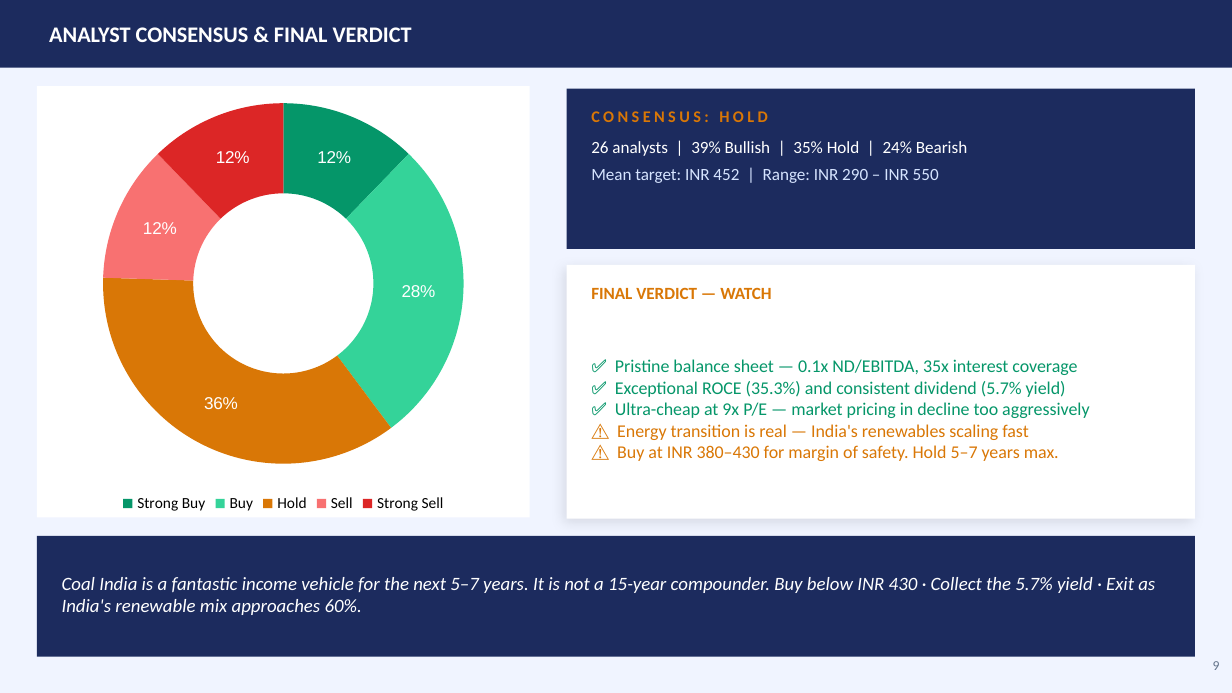
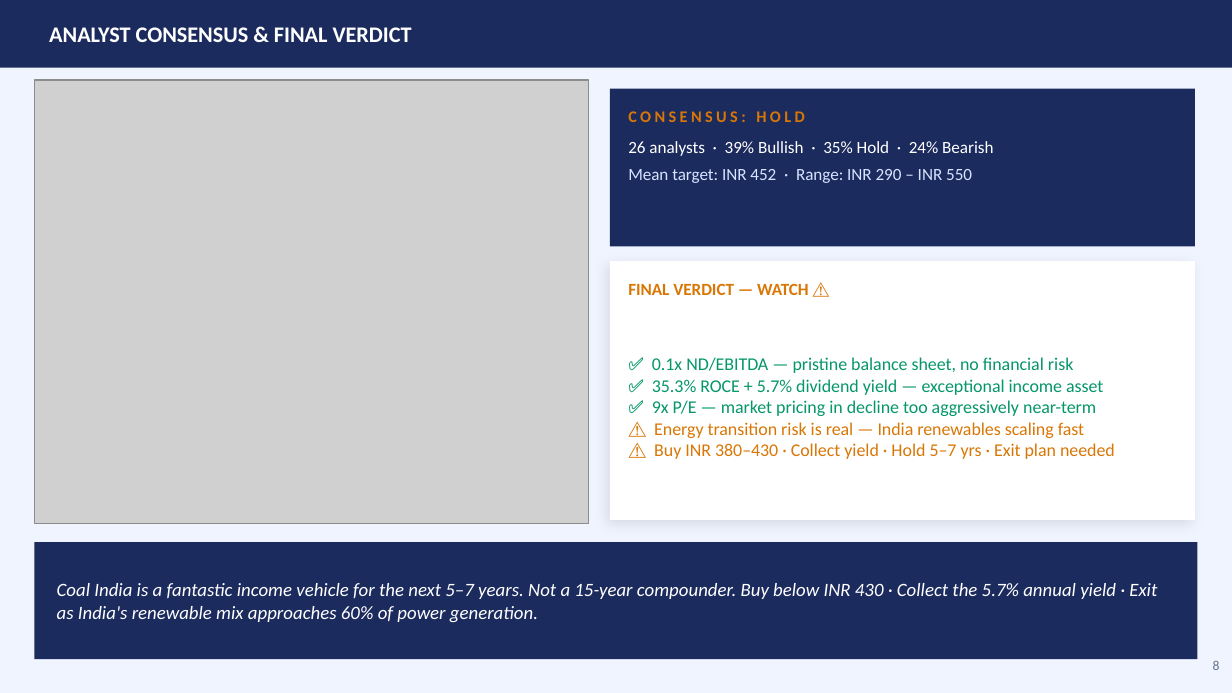
Before and after one commit to shauryakhanna22/daily-stock-pick-India, a slide deck: slide 8 of deep-dives/CoalIndia-DeepDive-2026-05-12.pptx (slide 9 before the commit). Drawn at 1232x693 pixels with LibreOffice and Linux fonts; fonts in the diff are those of the drawing; grey boxes stand for pictures. Boxes give left, top, right and bottom in pixels: in the first picture for what was removed or moved away, otherwise in the second. Text is boxed around its words. In the diff, an @@ line names an element or a change of style, - is before the commit and + after.

Commit message:
Update deck with visible charts

```diff
--- a/deep-dives/CoalIndia-DeepDive-2026-05-12.pptx
+++ b/deep-dives/CoalIndia-DeepDive-2026-05-12.pptx
@@ picture added at <box>34,80,589,524</box> @@
@@ doughnut chart removed at <box>37,86,530,517</box> @@
-categories: Strong Buy, Buy, Hold, Sell, Strong Sell
-Series 1: 12, 28, 36, 12, 12
@@ rectangle: place and size @@
-rectangle at <box>567,89,1195,249</box>
+rectangle at <box>610,89,1195,246</box>
@@ text "CONSENSUS: HOLD": place and size @@
-text "CONSENSUS: HOLD" at <box>591,111,768,122</box>
+text "CONSENSUS: HOLD" at <box>628,111,805,122</box>
@@ text at <box>628,141,993,156</box>: text changed @@
-26 analysts | 39% Bullish | 35% Hold | 24% Bearish
+26 analysts · 39% Bullish · 35% Hold · 24% Bearish
@@ text at <box>628,169,972,183</box>: text changed @@
-Mean target: INR 452 | Range: INR 290 – INR 550
+Mean target: INR 452 · Range: INR 290 – INR 550
@@ rectangle: place and size @@
-rectangle at <box>567,265,1195,519</box>
+rectangle at <box>610,261,1195,520</box>
@@ text at <box>628,283,809,295</box>: text changed @@
-FINAL VERDICT — WATCH
+FINAL VERDICT — WATCH ⚠️
@@ text at <box>652,357,1115,459</box>: text changed @@
-✅ Pristine balance sheet — 0.1x ND/EBITDA, 35x interest coverage
-✅ Exceptional ROCE (35.3%) and consistent dividend (5.7% yield)
-✅ Ultra-cheap at 9x P/E — market pricing in decline too aggressively
-⚠️ Energy transition is real — India's renewables scaling fast
-⚠️ Buy at INR 380–430 for margin of safety. Hold 5–7 years max.
+✅ 0.1x ND/EBITDA — pristine balance sheet, no financial risk
+✅ 35.3% ROCE + 5.7% dividend yield — exceptional income asset
+✅ 9x P/E — market pricing in decline too aggressively near-term
+⚠️ Energy transition risk is real — India renewables scaling fast
+⚠️ Buy INR 380–430 · Collect yield · Hold 5–7 yrs · Exit plan needed
@@ rectangle: place and size @@
-rectangle at <box>37,536,1195,657</box>
+rectangle at <box>34,542,1198,659</box>
@@ text at <box>57,583,1157,622</box>: text changed @@
-Coal India is a fantastic income vehicle for the next 5–7 years. It is not a 15-year compounder. Buy below INR 430 · Collect the 5.7% yield · Exit as India's renewable mix approaches 60%.
+Coal India is a fantastic income vehicle for the next 5–7 years. Not a 15-year compounder. Buy below INR 430 · Collect the 5.7% annual yield · Exit as India's renewable mix approaches 60% of power generation.
@@ text at <box>1213,661,1220,670</box>: text changed @@
-9
+8
```
Also in this commit, not shown: 6 other slides changed, 1 slide added, 2 slides removed.
